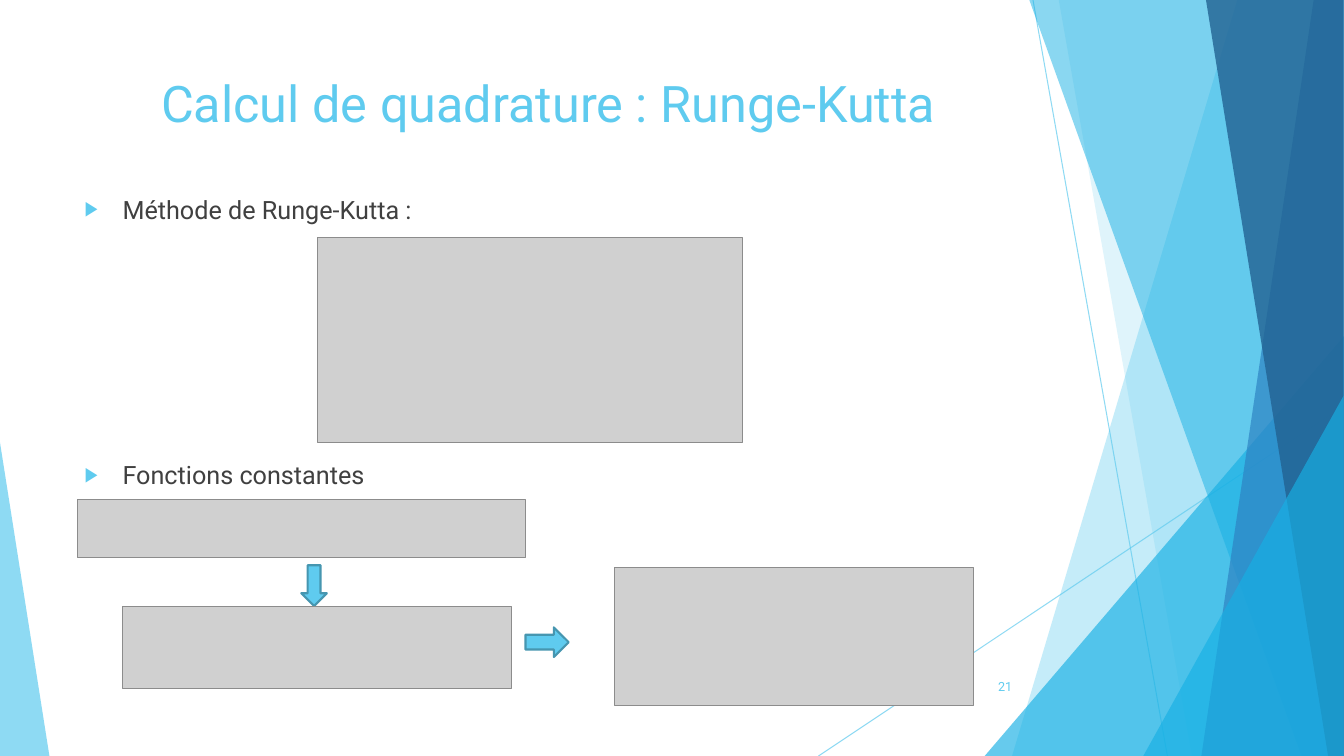
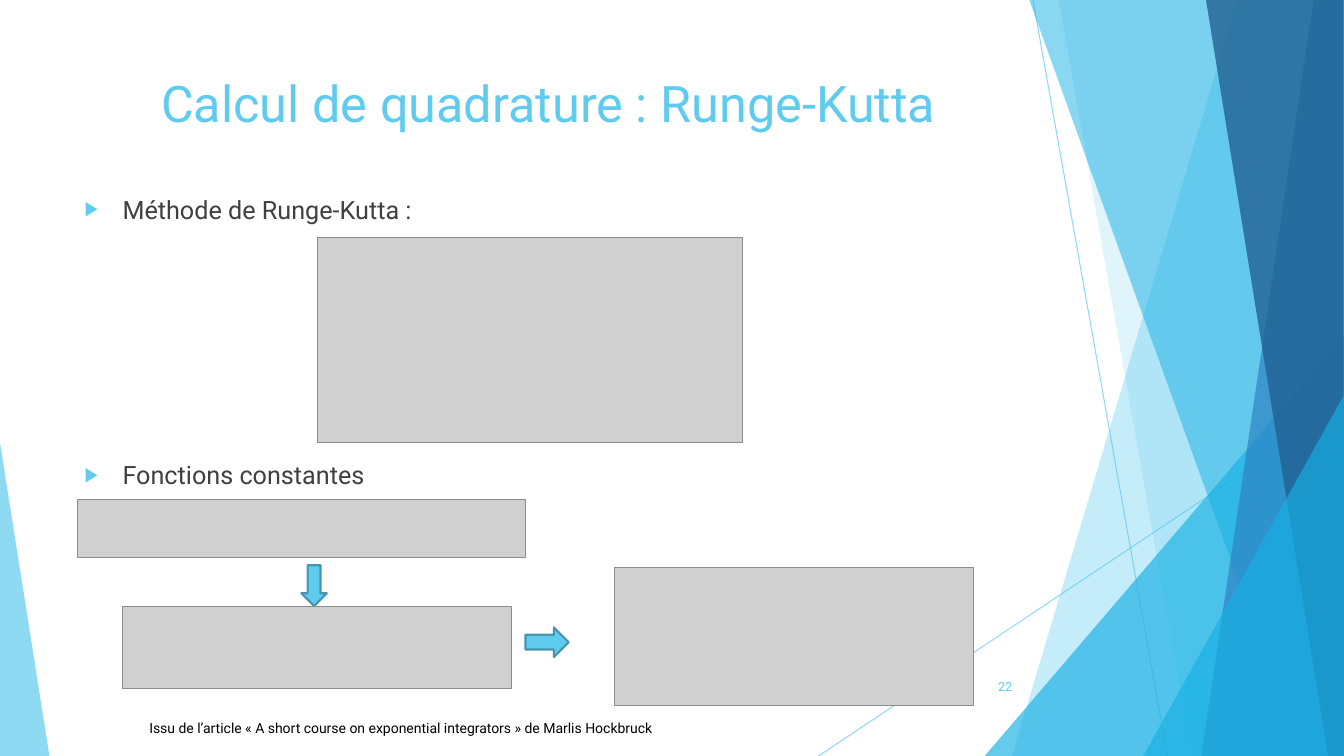
Before and after one commit to pierreXVI/PIE, a slide deck: slide 22 of oral_presentation/Oral_presentation_12_02_2019.pptx (slide 21 before the commit). Drawn at 1344x756 pixels with LibreOffice and Linux fonts; fonts in the diff are those of the drawing; grey boxes stand for pictures. Boxes give left, top, right and bottom in pixels: in the first picture for what was removed or moved away, otherwise in the second. Text is boxed around its words. In the diff, an @@ line names an element or a change of style, - is before the commit and + after.

```diff
--- a/oral_presentation/Oral_presentation_12_02_2019.pptx
+++ b/oral_presentation/Oral_presentation_12_02_2019.pptx
@@ page number at box(998, 682, 1012, 691): text changed @@
-21
+22
@@ text added at box(149, 722, 652, 736), 10 pt, text #000000 @@
+Issu de l’article « A short course on exponential integrators » de Marlis Hockbruck
```
Also in this commit, not shown: 10 other slides changed, 4 slides added, 7 slides removed, 2 other files.
